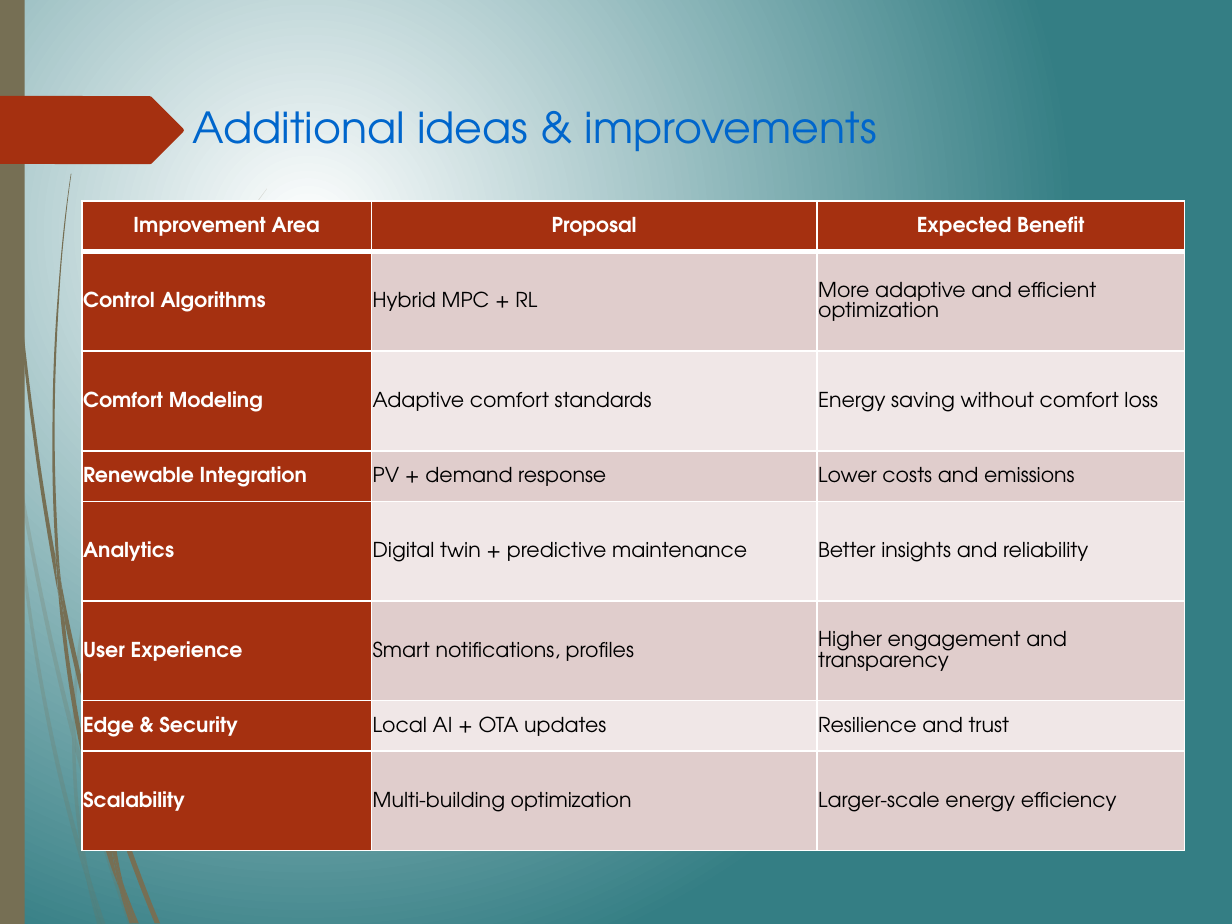
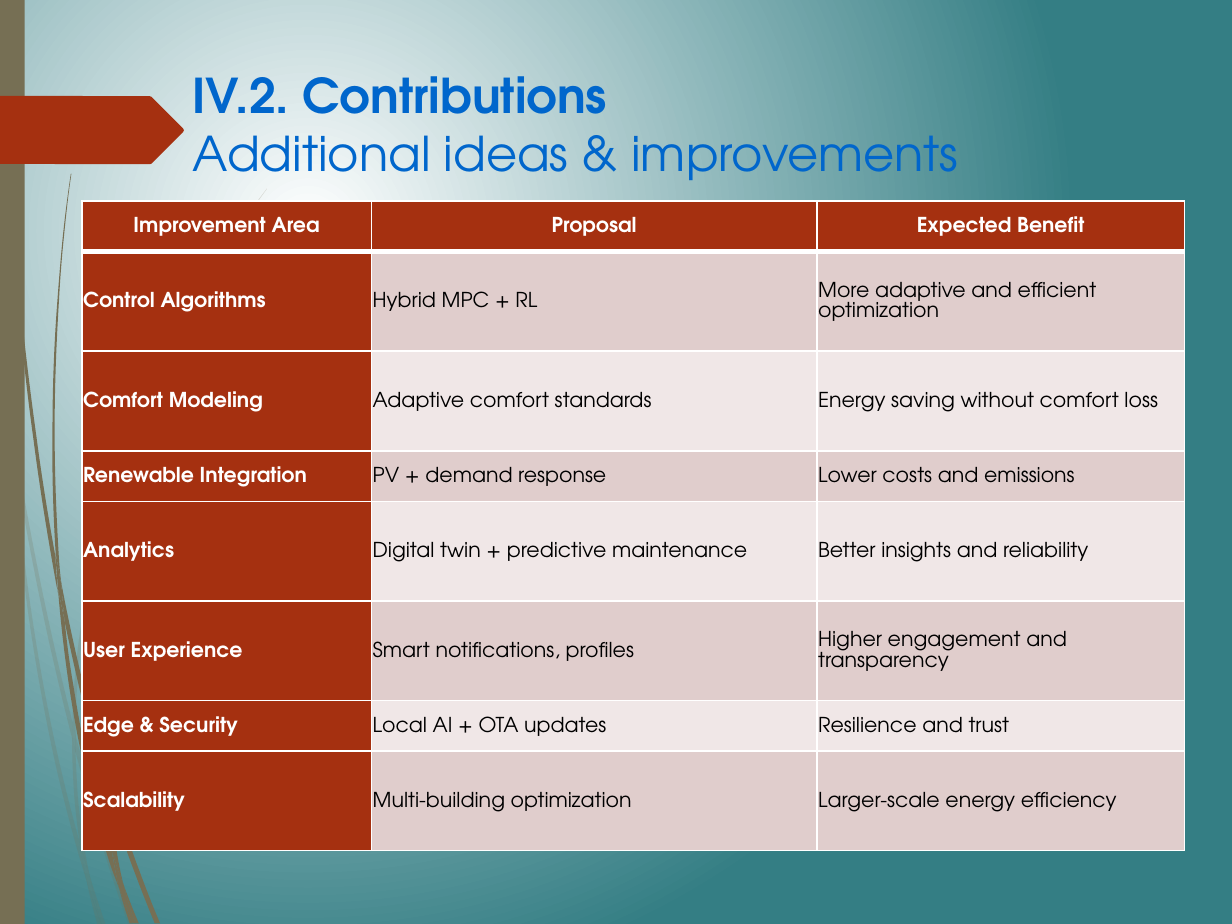
Before and after one commit to thanqminh/thanqminh.com, a slide deck: slide 16 of files/minh.pptx (slide 15 before the commit). Drawn at 1232x924 pixels with LibreOffice and Linux fonts; fonts in the diff are those of the drawing. Boxes give left, top, right and bottom in pixels: in the first picture for what was removed or moved away, otherwise in the second. Text is boxed around its words. In the diff, an @@ line names an element or a change of style, - is before the commit and + after.

```diff
--- a/files/minh.pptx
+++ b/files/minh.pptx
@@ text "IV.2. Contributions": place and size @@
-text "IV.2. Contributions" at <box>193,99,876,163</box>
+text "IV.2. Contributions" at <box>193,76,958,193</box>
@@ text at <box>193,76,607,114</box>: paragraph added @@
+IV.2. Contributions
@@ text at <box>193,121,958,193</box>: size 25 to 28 pt in "Additional ideas & improvements" @@
```
Also in this commit, not shown: 11 other slides changed, 1 slide added.
